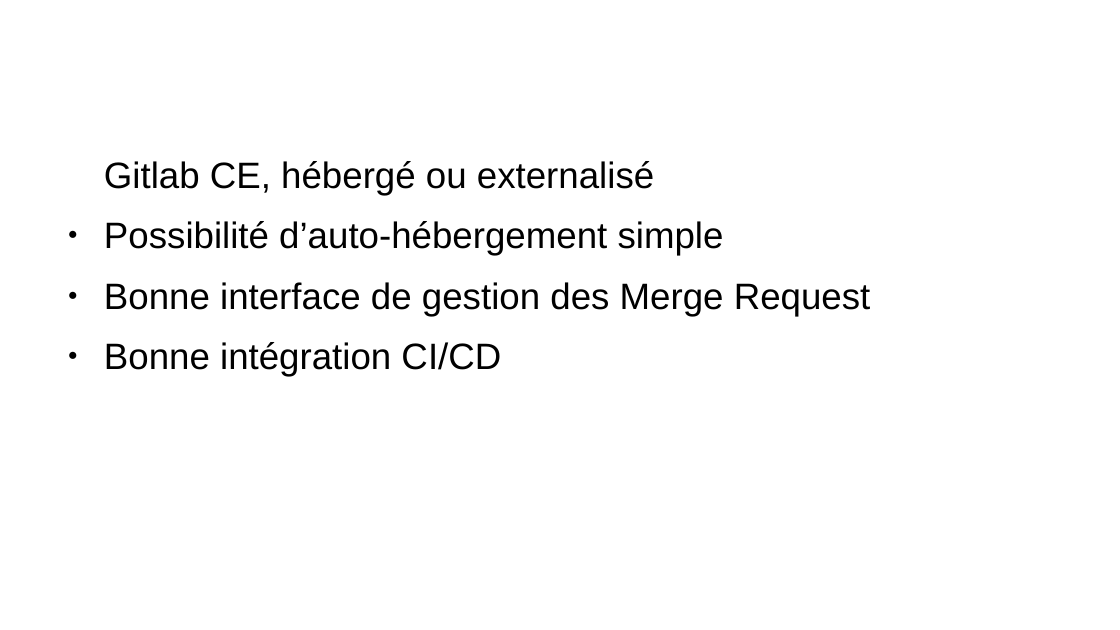
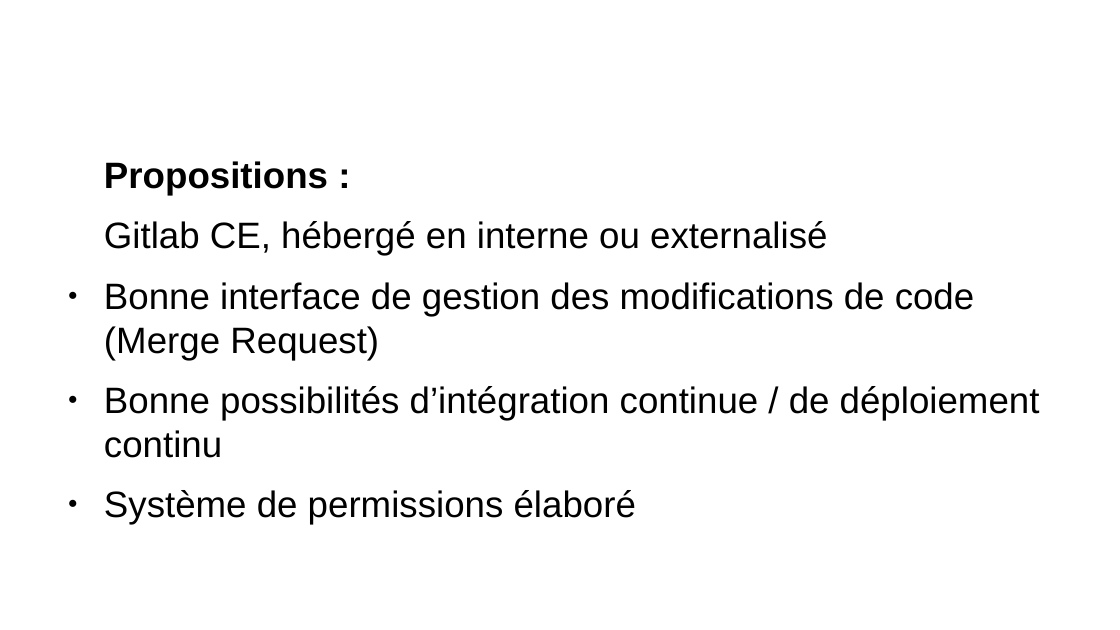
Before and after one commit to remipassmoilesel/ci-cd-plan, a slide deck: slide 14 of ci-cd-plan.odp. Drawn at 1120x630 pixels with LibreOffice and Linux fonts; fonts in the diff are those of the drawing; background and template pictures are left out. Boxes give left, top, right and bottom in pixels: in the first picture for what was removed or moved away, otherwise in the second. Text is boxed around its words. In the diff, an @@ line names an element or a change of style, - is before the commit and + after.

```diff
--- a/ci-cd-plan.odp
+++ b/ci-cd-plan.odp
@@ text at (104,161,1040,524): text changed @@
-Gitlab CE, hébergé ou externalisé
-● Possibilité d’auto-hébergement simple
-● Bonne interface de gestion des Merge Request
-● Bonne intégration CI/CD
+Propositions :
+Gitlab CE, hébergé en interne ou externalisé
+● Bonne interface de gestion des modifications de code (Merge Request)
+● Bonne possibilités d’intégration continue / de déploiement continu
+● Système de permissions élaboré
```
Also in this commit, not shown: 9 other slides changed, 8 slides added, 3 slides removed.
